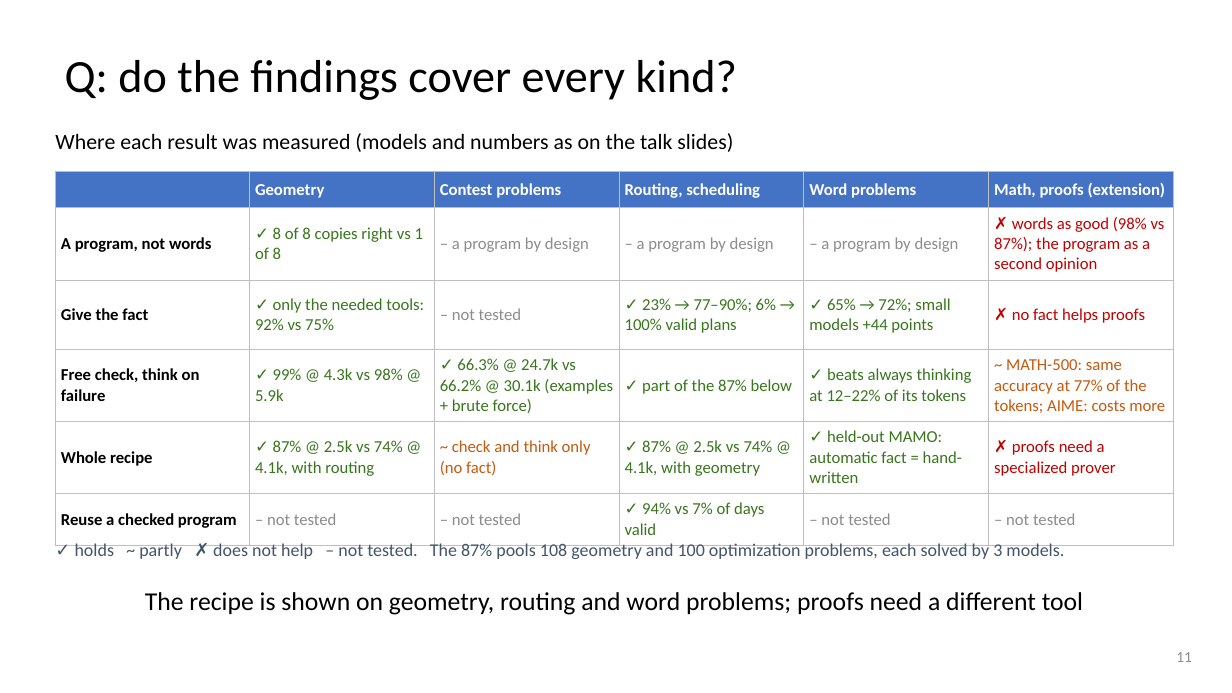
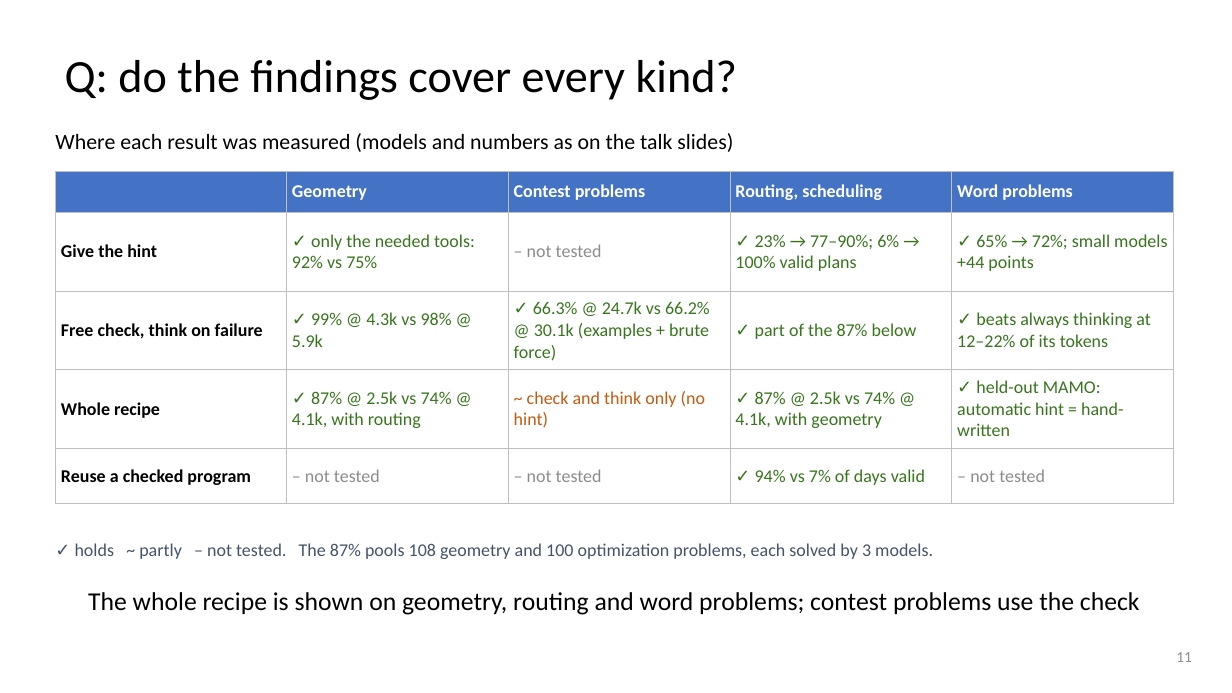
Before and after one commit to dlwns147/CSED490E_Project_Team5, a slide deck: slide 11 of Proposal_Team5.pptx. Drawn at 1232x693 pixels with LibreOffice and Linux fonts; fonts in the diff are those of the drawing. Boxes give left, top, right and bottom in pixels: in the first picture for what was removed or moved away, otherwise in the second. Text is boxed around its words. In the diff, an @@ line names an element or a change of style, - is before the commit and + after.

```diff
--- a/Proposal_Team5.pptx
+++ b/Proposal_Team5.pptx
@@ table at [55, 171, 1174, 489] @@
- | Geometry | Contest problems | Routing, scheduling | Word problems | Math, proofs (extension)
-A program, not words | ✓ 8 of 8 copies right vs 1 of 8 | – a program by design | – a program by design | – a program by design | ✗ words as good (98% vs 87%); the program as a second opinion
-Give the fact | ✓ only the needed tools: 92% vs 75% | – not tested | ✓ 23% → 77–90%; 6% → 100% valid plans | ✓ 65% → 72%; small models +44 points | ✗ no fact helps proofs
-Free check, think on failure | ✓ 99% @ 4.3k vs 98% @ 5.9k | ✓ 66.3% @ 24.7k vs 66.2% @ 30.1k (examples + brute force) | ✓ part of the 87% below | ✓ beats always thinking at 12–22% of its tokens | ~ MATH-500: same accuracy at 77% of the tokens; AIME: costs more
-Whole recipe | ✓ 87% @ 2.5k vs 74% @ 4.1k, with routing | ~ check and think only (no fact) | ✓ 87% @ 2.5k vs 74% @ 4.1k, with geometry | ✓ held-out MAMO: automatic fact = hand-written | ✗ proofs need a specialized prover
-Reuse a checked program | – not tested | – not tested | ✓ 94% vs 7% of days valid | – not tested | – not tested
+ | Geometry | Contest problems | Routing, scheduling | Word problems
+Give the hint | ✓ only the needed tools: 92% vs 75% | – not tested | ✓ 23% → 77–90%; 6% → 100% valid plans | ✓ 65% → 72%; small models +44 points
+Free check, think on failure | ✓ 99% @ 4.3k vs 98% @ 5.9k | ✓ 66.3% @ 24.7k vs 66.2% @ 30.1k (examples + brute force) | ✓ part of the 87% below | ✓ beats always thinking at 12–22% of its tokens
+Whole recipe | ✓ 87% @ 2.5k vs 74% @ 4.1k, with routing | ~ check and think only (no hint) | ✓ 87% @ 2.5k vs 74% @ 4.1k, with geometry | ✓ held-out MAMO: automatic hint = hand-written
+Reuse a checked program | – not tested | – not tested | ✓ 94% vs 7% of days valid | – not tested
@@ text at [75, 543, 933, 559]: text changed @@
-✓ holds ~ partly ✗ does not help – not tested. The 87% pools 108 geometry and 100 optimization problems, each solved by 3 models.
+✓ holds ~ partly – not tested. The 87% pools 108 geometry and 100 optimization problems, each solved by 3 models.
@@ text at [88, 592, 1140, 615]: text changed @@
-The recipe is shown on geometry, routing and word problems; proofs need a different tool
+The whole recipe is shown on geometry, routing and word problems; contest problems use the check
```
Also in this commit, not shown: 22 other slides changed, 2 slides removed, 4 other files.
